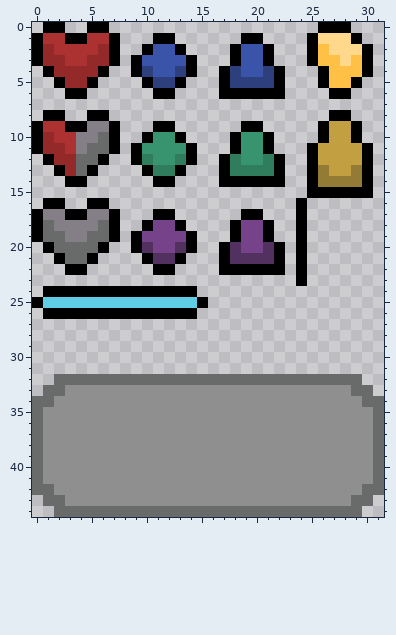
Pixel-art sprite: asset/visual/UI/HUD_Elements.png. Above is the file before it was changed.
The file is 32x45 pixels. Colours within 5 levels of each other are drawn and written as one.
New version:
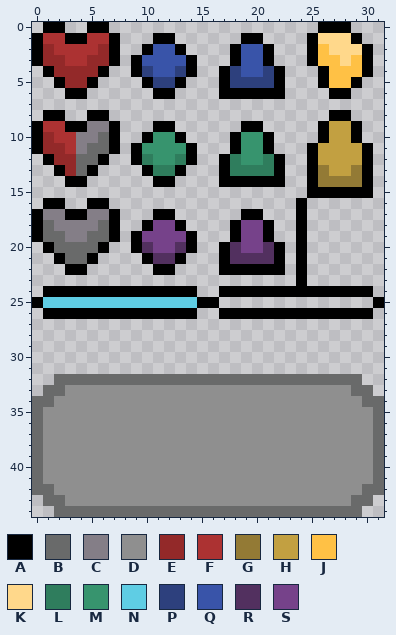
Palette (. is transparent): A #000000  B #696a6a  C #847e87  D #8f8f8f  E #932929  F #ac3232  G #937a35  H #c2a041  J #ffc145  K #ffd88b  L #2f7d5d  M #37946e  N #5fcde4  P #2d407d  Q #3954a9  R #52305f  S #76428a
Message: added empty dash bar
Changes in this commit:
The edit adds colour A in row 24 at x 17 to 30; in row 25 at x 16 and 31; in row 26 at x 17 to 30.
